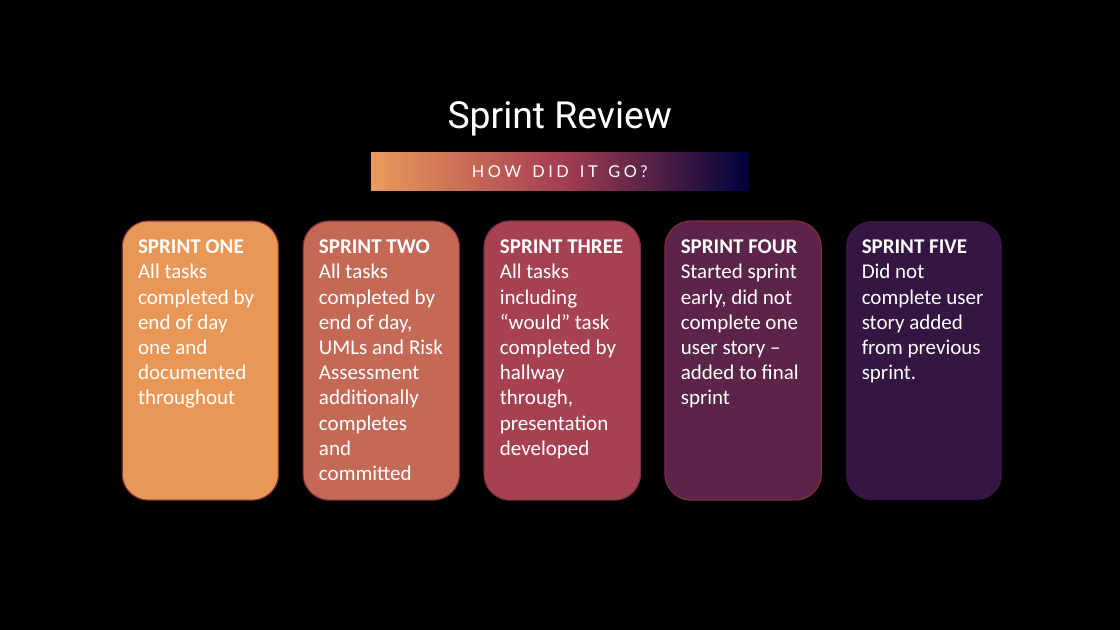
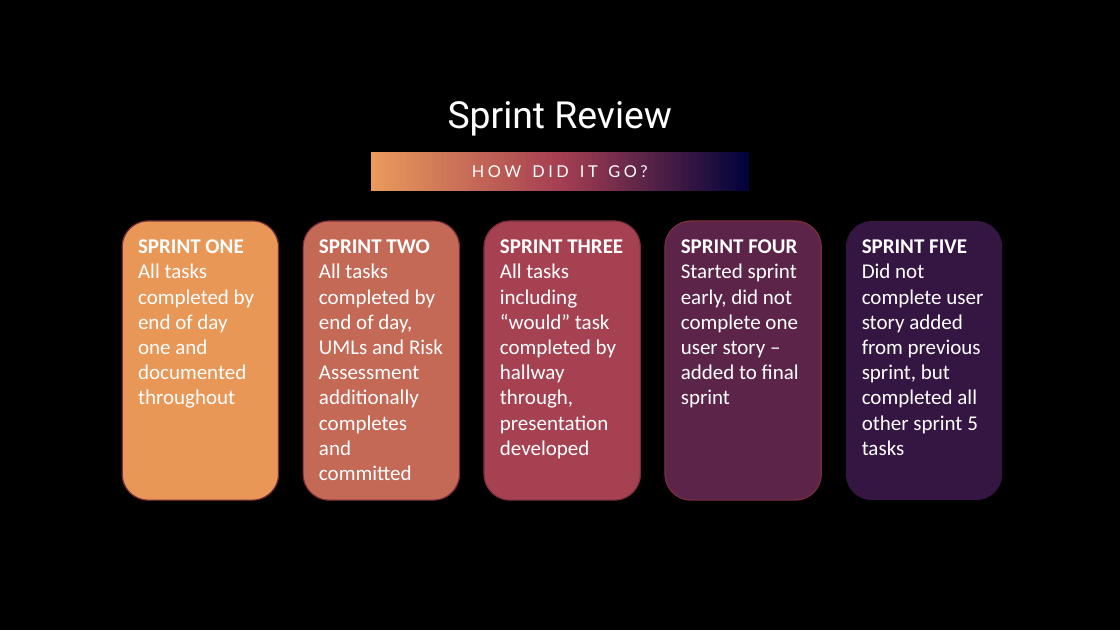
Before and after one commit to emmy-bradfield/QA-CoreProject, a slide deck: slide 11 of Documentation/Project Presentation.pptx. Drawn at 1120x630 pixels with LibreOffice and Linux fonts; fonts in the diff are those of the drawing; background and template pictures are left out. Boxes give left, top, right and bottom in pixels: in the first picture for what was removed or moved away, otherwise in the second. Text is boxed around its words. In the diff, an @@ line names an element or a change of style, - is before the commit and + after.

```diff
--- a/Documentation/Project Presentation.pptx
+++ b/Documentation/Project Presentation.pptx
@@ text in rounded rectangle at [862,263,983,455]: text changed @@
-Did not complete user story added from previous sprint.
+Did not complete user story added from previous sprint, but completed all other sprint 5 tasks
```
Also in this commit, not shown: 3 other slides changed, 3 other files.
